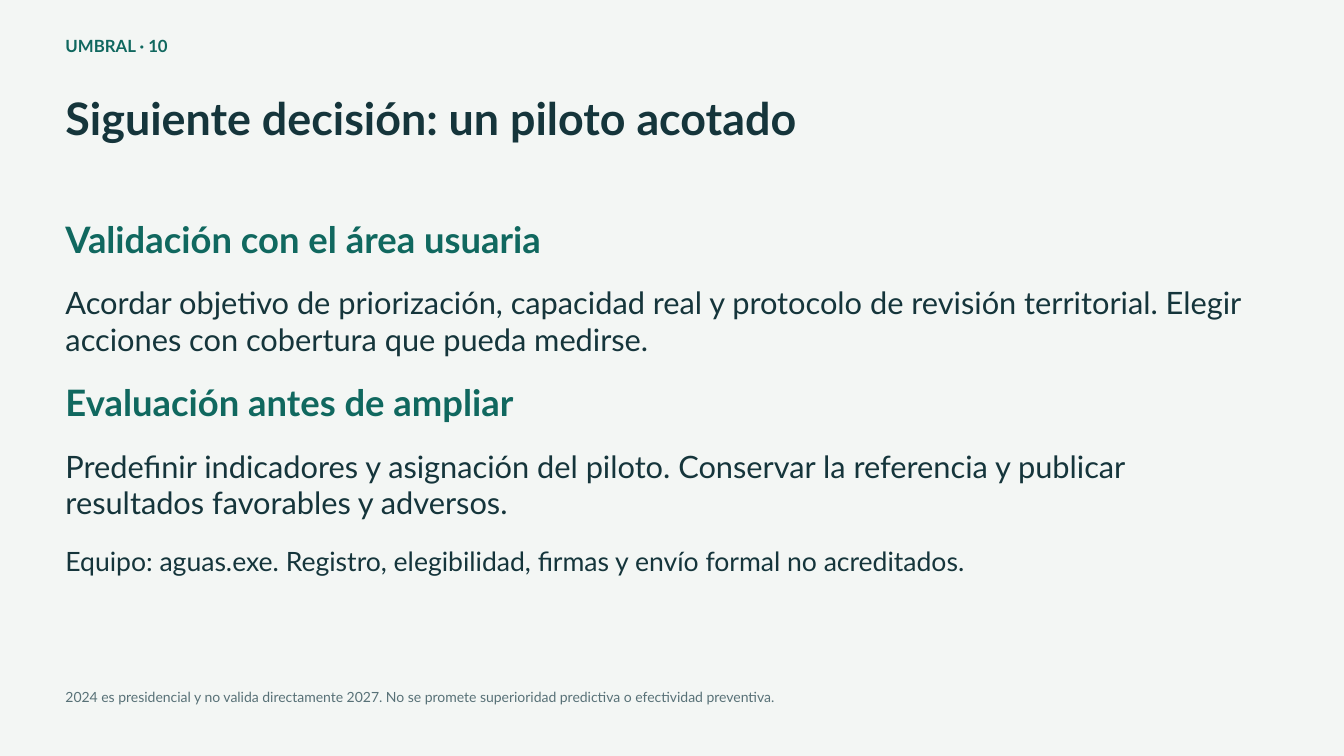
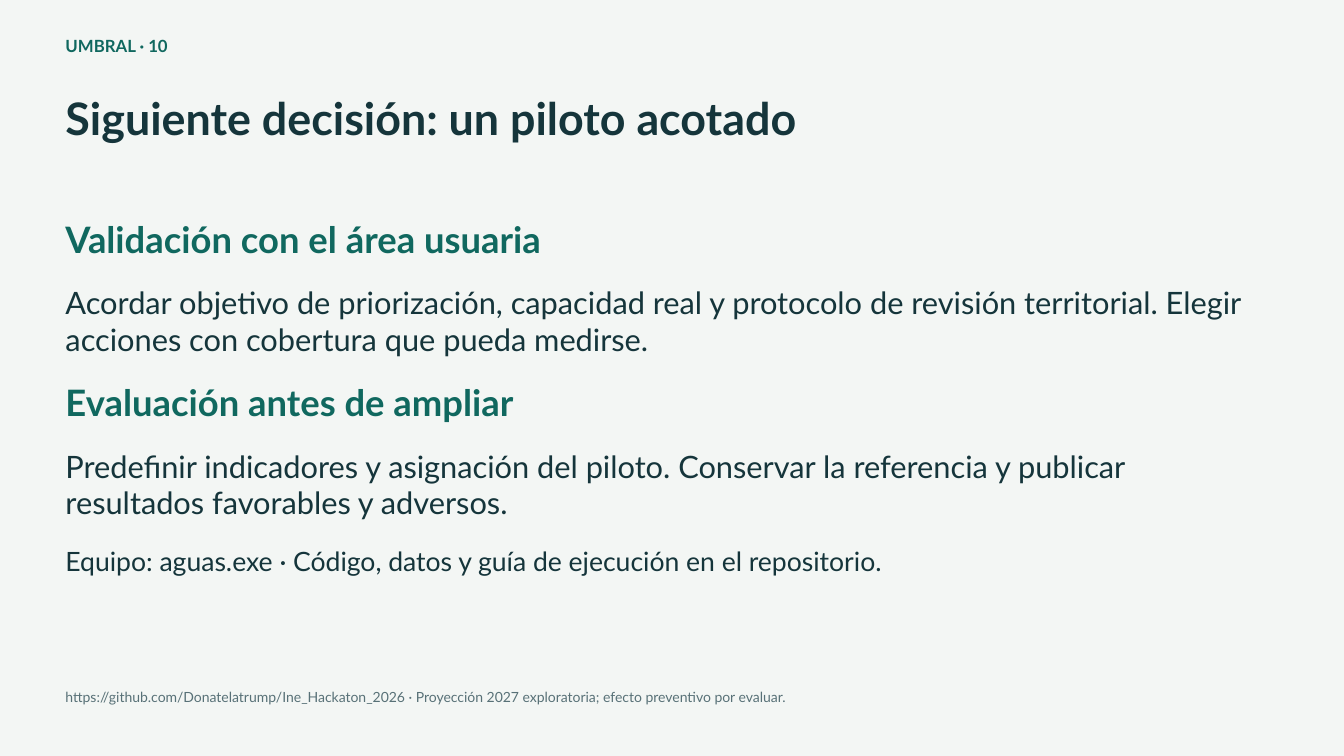
Before and after one commit to Donatelatrump/Ine_Hackaton_2026, a slide deck: slide 10 of 02_Prediccion_y_escenarios_de_riesgo/entrega/presentacion/Umbral_presentacion.pptx. Drawn at 1344x756 pixels with LibreOffice and Linux fonts; fonts in the diff are those of the drawing. Boxes give left, top, right and bottom in pixels: in the first picture for what was removed or moved away, otherwise in the second. Text is boxed around its words. In the diff, an @@ line names an element or a change of style, - is before the commit and + after.

```diff
--- a/02_Prediccion_y_escenarios_de_riesgo/entrega/presentacion/Umbral_presentacion.pptx
+++ b/02_Prediccion_y_escenarios_de_riesgo/entrega/presentacion/Umbral_presentacion.pptx
@@ text at (65,551,882,576): text changed @@
-Equipo: aguas.exe. Registro, elegibilidad, firmas y envío formal no acreditados.
+Equipo: aguas.exe · Código, datos y guía de ejecución en el repositorio.
@@ text at (65,691,786,705): text changed @@
-2024 es presidencial y no valida directamente 2027. No se promete superioridad predictiva o efectividad preventiva.
+https://github.com/Donatelatrump/Ine_Hackaton_2026 · Proyección 2027 exploratoria; efecto preventivo por evaluar.
```
Also in this commit, not shown: 3 other slides changed, 24 other files.
